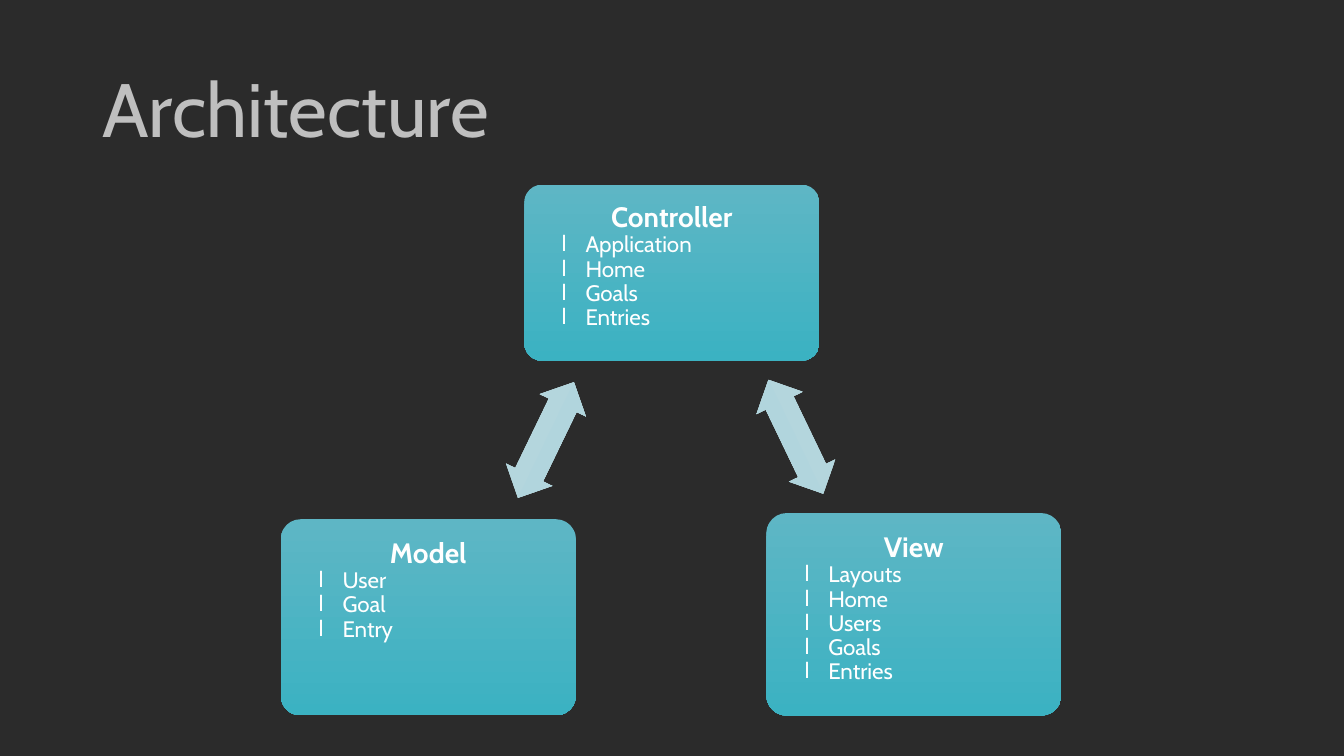
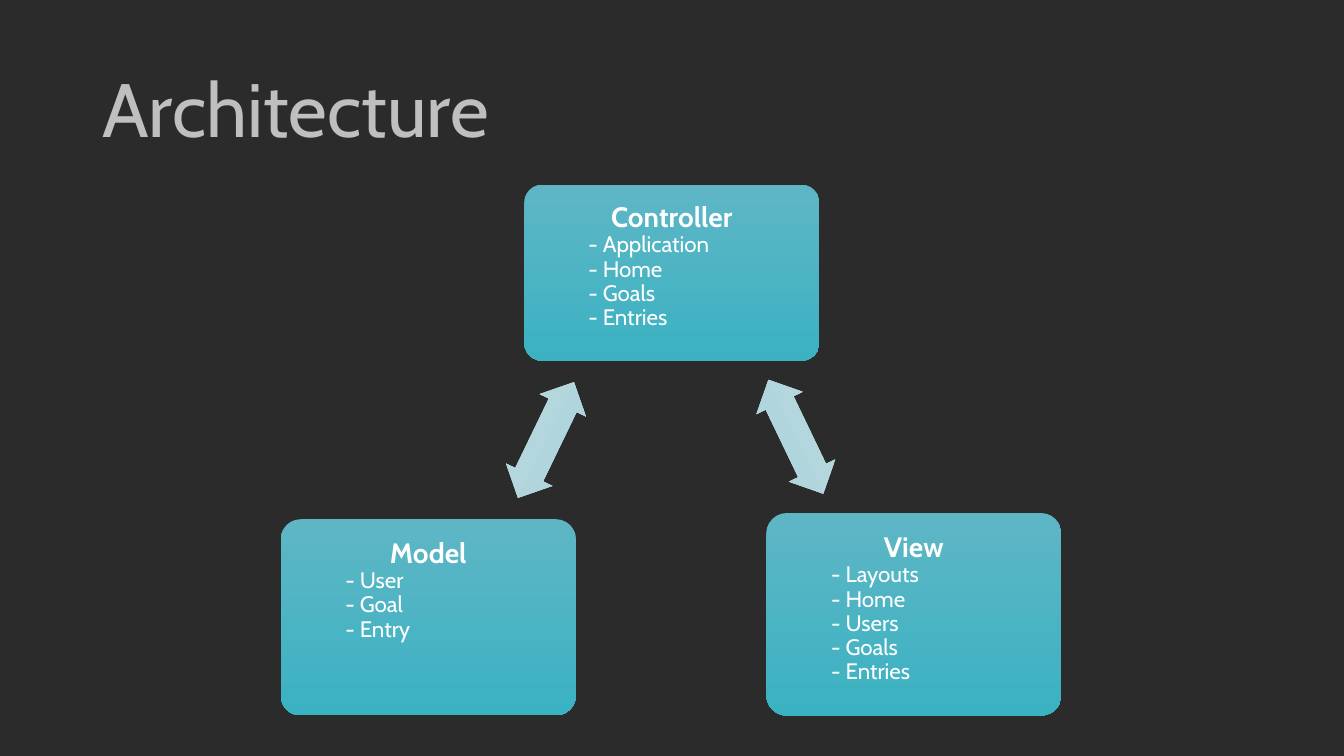
Before and after one commit to kylambouldin/CSE3901-FinalProject, a slide deck: slide 10 of Presentation.pptx. Drawn at 1344x756 pixels with LibreOffice and Linux fonts; fonts in the diff are those of the drawing; background and template pictures are left out; a plain dark background stands for a picture behind light text. Boxes give left, top, right and bottom in pixels: in the first picture for what was removed or moved away, otherwise in the second. Text is boxed around its words. In the diff, an @@ line names an element or a change of style, - is before the commit and + after.

```diff
--- a/Presentation.pptx
+++ b/Presentation.pptx
@@ text in rounded rectangle at box(603, 235, 709, 325): text changed @@
-  l Application
-  l Home
-  l Goals
-  l Entries
+  - Application
+  - Home
+  - Goals
+  - Entries
@@ text in rounded rectangle at box(846, 566, 919, 679): text changed @@
-  l Layouts
-  l Home
-  l Users
-  l Goals
-  l Entries
+  - Layouts
+  - Home
+  - Users
+  - Goals
+  - Entries
@@ text in rounded rectangle at box(360, 572, 410, 642): text changed @@
-  l User
-  l Goal
-  l Entry
+  - User
+  - Goal
+  - Entry
```
Also in this commit, not shown: 11 other slides changed.
